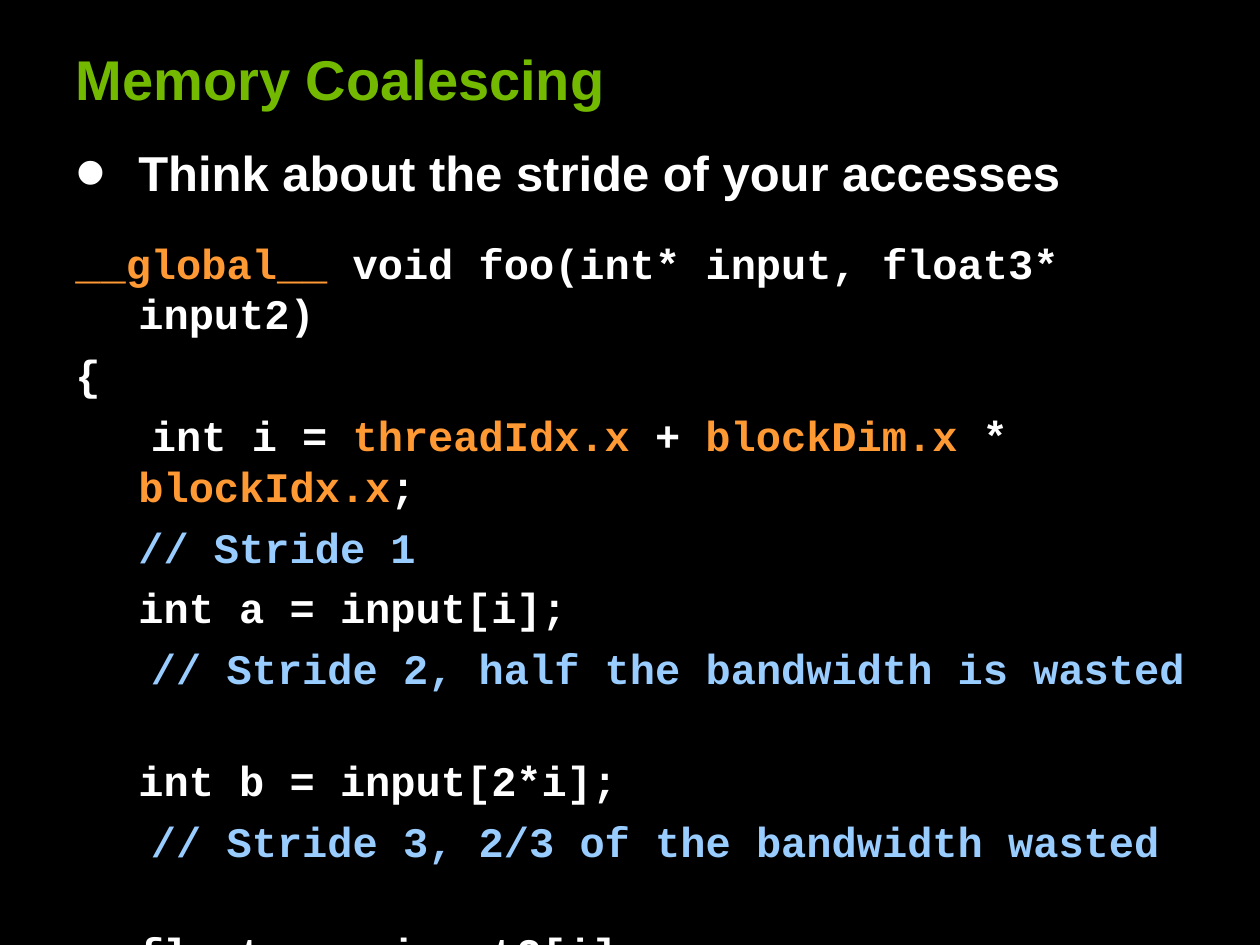
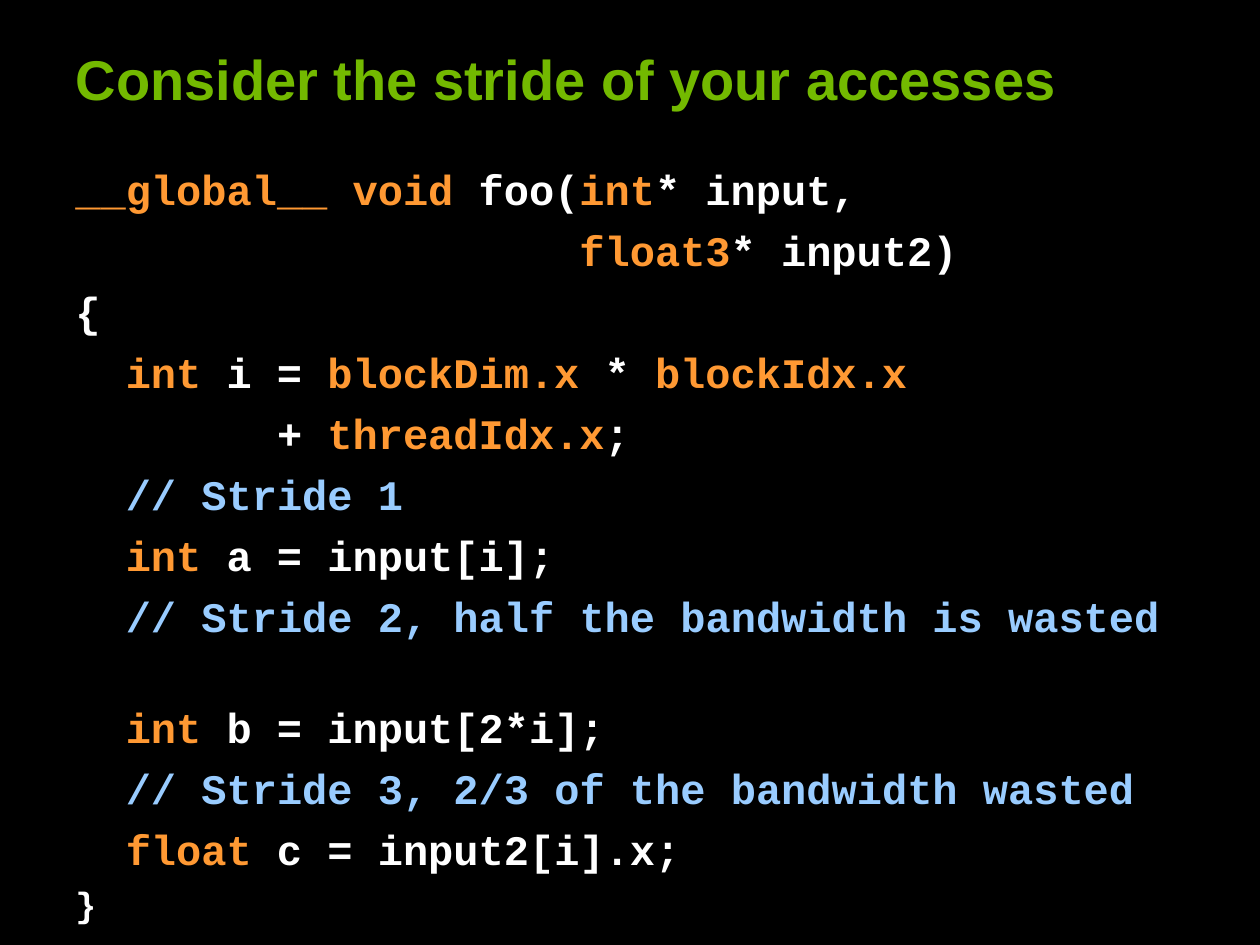
Before and after one commit to leofang/stanford-cs193g-sp2010, a slide deck: slide 11 of trunk/lectures/lecture_5/performance_considerations.ppt. Drawn at 1260x945 pixels with LibreOffice and Linux fonts; fonts in the diff are those of the drawing. Boxes give left, top, right and bottom in pixels: in the first picture for what was removed or moved away, otherwise in the second. Text is boxed around its words. In the diff, an @@ line names an element or a change of style, - is before the commit and + after.

```diff
--- a/trunk/lectures/lecture_5/performance_considerations.ppt
+++ b/trunk/lectures/lecture_5/performance_considerations.ppt
@@ title at bbox=[76, 59, 1055, 110]: text changed @@
-Memory Coalescing
+Consider the stride of your accesses
@@ text "__global__ void foo(int* input,": place and size @@
-text "__global__ void foo(int* input," at bbox=[75, 249, 1184, 865]
+text "__global__ void foo(int* input," at bbox=[75, 175, 1159, 874]
@@ text at bbox=[75, 175, 957, 275]: text changed; text colour #FFFFFF to #FF9933 @@
-__global__ void foo(int* input, float3* input2)
+__global__ void foo(int* input,
+float3* input2)
@@ text removed at bbox=[138, 155, 1060, 201] @@
-• Think about the stride of your accesses
@@ text at bbox=[126, 358, 907, 457]: text changed @@
-int i = threadIdx.x + blockDim.x * blockIdx.x;
+int i = blockDim.x * blockIdx.x
++ threadIdx.x;
@@ text at bbox=[126, 541, 681, 874]: text colour #FFFFFF to #FF9933 in "int", "int", "float" @@
```
Also in this commit, not shown: 22 other slides changed, 1 other file.
